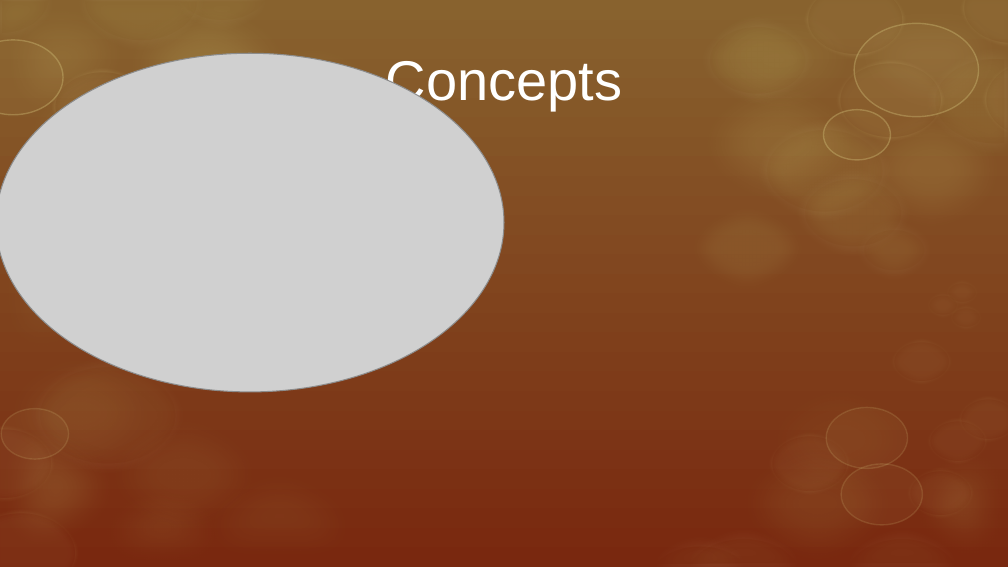
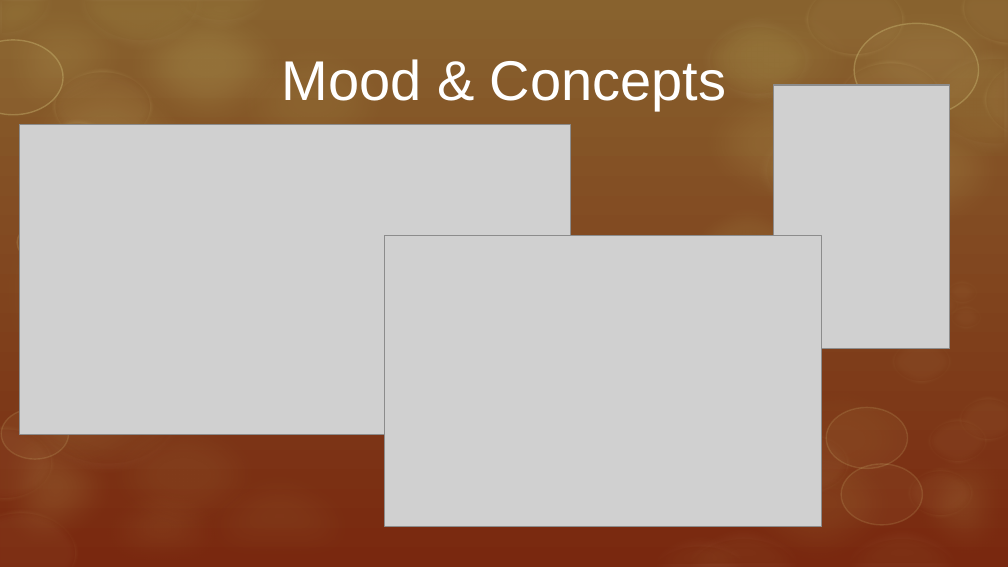
Before and after one commit to ArtjomProGrammer/Voodoo, a slide deck: slide 5 of _Organisation/Präsentation/Voodoo.pptx (slide 6 before the commit). Drawn at 1008x567 pixels with LibreOffice and Linux fonts; fonts in the diff are those of the drawing; grey boxes stand for pictures; background and template pictures are left out. Boxes give left, top, right and bottom in pixels: in the first picture for what was removed or moved away, otherwise in the second. Text is boxed around its words. In the diff, an @@ line names an element or a change of style, - is before the commit and + after.

```diff
--- a/_Organisation/Präsentation/Voodoo.pptx
+++ b/_Organisation/Präsentation/Voodoo.pptx
@@ title at box(282, 59, 726, 110): text changed @@
-Concepts
+Mood & Concepts
@@ picture added at box(774, 85, 950, 348) @@
@@ ellipse removed at box(824, 110, 891, 160) @@
@@ picture: place and size @@
-picture at box(0, 53, 504, 392)
+picture at box(20, 125, 571, 434)
@@ ellipse removed at box(795, 169, 910, 255) @@
@@ picture added at box(385, 236, 822, 527) @@
@@ ellipse removed at box(854, 220, 933, 279) @@
@@ ellipse removed at box(30, 279, 70, 308) @@
```
Also in this commit, not shown: 3 other slides changed, 5 slides added, 4 slides removed.
